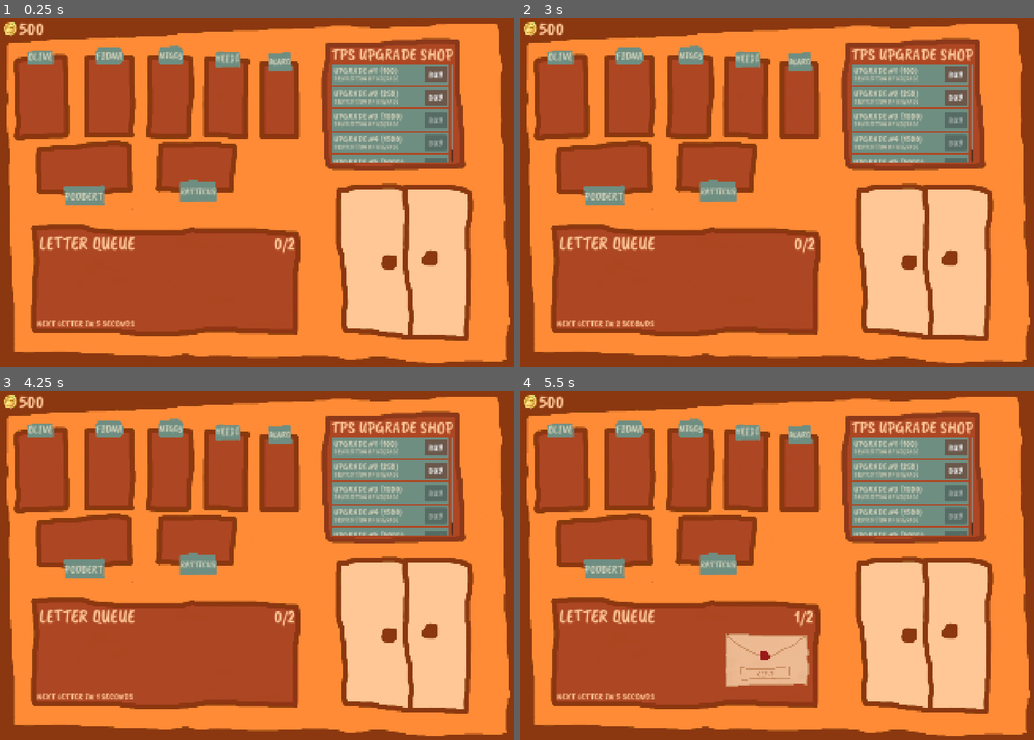
Above: before the commit, frames 1-4 (two rows, left to right).
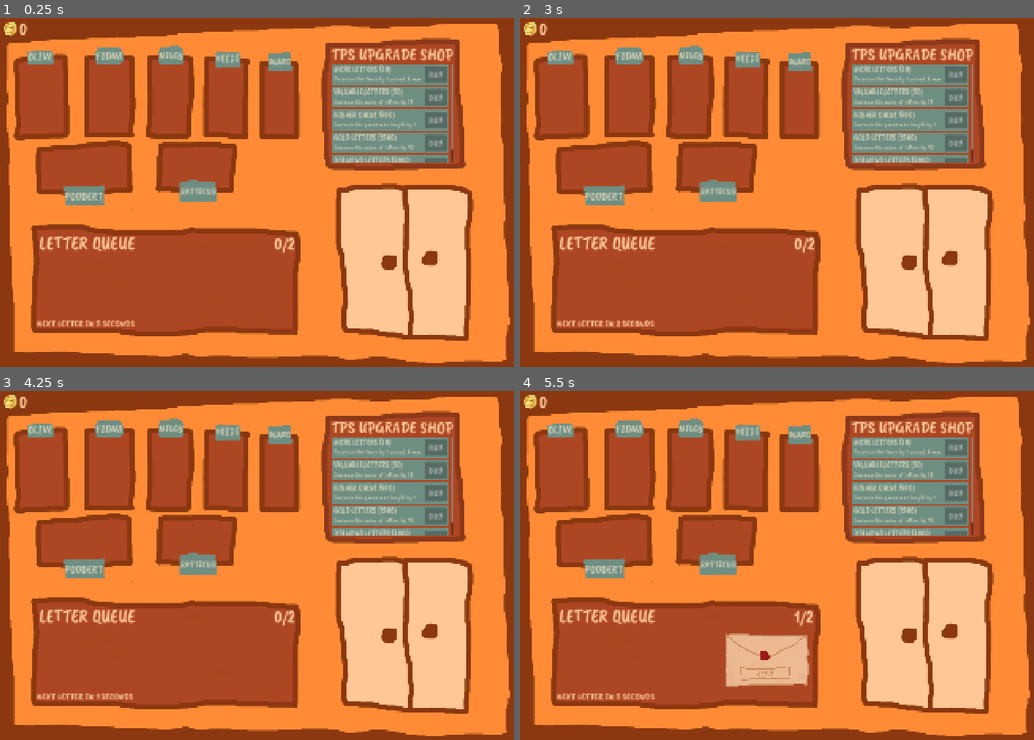
Above: after the commit, the same moments.

Repository: Nathan5471/ancient-terra-mail
Game: Godot game, scene res://main.tscn
Two runs of this game, one before a commit and one after it. Both use one fixed random seed, a clock stepped at 60 frames per second and the inputs below. The project has no main scene, so this scene is started directly.
Inputs (mouse positions are in pixels of both pictures, inside the frame that each line leads up to):
- Up to frame 1 (0.25 s): no input
- Up to frame 2 (3 s): click (956, 73) at 0.5 s, where only the run before the commit has a clickable "BUY"; tap Enter at 1.25 s; move the mouse to (561, 98) at 1.27 s; hold Right 1.28-2.03 s; tap Alt at 1.35, 2.85 s; click (561, 98) at 1.42 s; move the mouse to (627, 94) at 2.02 s; hold Down 2.03-2.78 s; tap Shift at 2.1 s; click (627, 94) at 2.17 s; tap Space at 2.75 s; move the mouse to (689, 98) at 2.77 s; hold Right from 2.78 s (still down); click (689, 98) at 2.92 s
- Up to frame 3 (4.25 s): tap Enter at 3.5 s; move the mouse to (226, 471) at 3.52 s; release Right at 3.53 s; hold Up from 3.53 s (still down); tap Shift at 3.6 s; click (226, 471) at 3.67 s
- Up to frame 4 (5.5 s): tap Space at 4.25 s; move the mouse to (797, 474) at 4.27 s; release Up at 4.28 s; hold Left from 4.28 s (still down); tap Alt at 4.35 s; click (797, 474) at 4.42 s; move the mouse to (602, 541) at 5.02 s; tap Shift at 5.1 s; click (602, 541) at 5.17 s

The runs differ from the first frame. In frame 1, 1.5% of the frame differs, in the area x 3-88%, y 1-42%; in frame 2, 1.5%; in frame 3, 1.5%; in frame 4, 1.5%.

Commit message:
Add upgrades

Diff:
--- a/main.tscn
+++ b/main.tscn
@@ -222,24 +222,26 @@
 [node name="Container" type="VBoxContainer" parent="Shop/Upgrades" unique_id=1882822811]
 layout_mode = 2
 
-[node name="Upgrade1" type="ColorRect" parent="Shop/Upgrades/Container" unique_id=846763762]
+[node name="Upgrade2" type="ColorRect" parent="Shop/Upgrades/Container" unique_id=1195330563]
 custom_minimum_size = Vector2(287, 52)
 layout_mode = 2
 color = Color(0.43529412, 0.5568628, 0.50980395, 1)
 script = ExtResource("4_lquwl")
-price = 100
-
-[node name="Name" type="Label" parent="Shop/Upgrades/Container/Upgrade1" unique_id=1785978181]
+upgradeNumber = 1
+basePrice = 30
+maxPurchase = 4
+
+[node name="Name" type="Label" parent="Shop/Upgrades/Container/Upgrade2" unique_id=454984181]
 layout_mode = 0
 offset_left = 3.0
 offset_right = 174.0
 offset_bottom = 32.0
 theme_override_colors/font_color = Color(0.81960785, 0.8156863, 0.72156864, 1)
 theme_override_fonts/font = ExtResource("3_h2yge")
-theme_override_font_sizes/font_size = 24
-text = "UPGRADE #1 (COST)"
-
-[node name="Description" type="Label" parent="Shop/Upgrades/Container/Upgrade1" unique_id=1610468566]
+theme_override_font_sizes/font_size = 20
+text = "MORE LETTERS (COST)"
+
+[node name="Description" type="Label" parent="Shop/Upgrades/Container/Upgrade2" unique_id=1089731724]
 layout_mode = 0
 offset_left = 4.0
 offset_top = 26.0
@@ -248,9 +250,9 @@
 theme_override_colors/font_color = Color(0.7921569, 0.7882353, 0.69803923, 1)
 theme_override_fonts/font = ExtResource("3_h2yge")
 theme_override_font_sizes/font_size = 16
-text = "DESCRIPTION OF UPGRADE"
-
-[node name="Button" type="Button" parent="Shop/Upgrades/Container/Upgrade1" unique_id=102747161]
+text = "Decrease the timer by 1 second, 4 max"
+
+[node name="Button" type="Button" parent="Shop/Upgrades/Container/Upgrade2" unique_id=1279929163]
 layout_mode = 0
 offset_left = 227.0
 offset_top = 6.0
@@ -263,25 +265,24 @@
 theme_override_styles/hover = SubResource("StyleBoxFlat_1bvp3")
 text = "BUY"
 
-[node name="Upgrade2" type="ColorRect" parent="Shop/Upgrades/Container" unique_id=1195330563]
+[node name="Upgrade1" type="ColorRect" parent="Shop/Upgrades/Container" unique_id=846763762]
 custom_minimum_size = Vector2(287, 52)
 layout_mode = 2
 color = Color(0.43529412, 0.5568628, 0.50980395, 1)
 script = ExtResource("4_lquwl")
-upgradeNumber = 1
-price = 250
-
-[node name="Name" type="Label" parent="Shop/Upgrades/Container/Upgrade2" unique_id=454984181]
+basePrice = 50
+
+[node name="Name" type="Label" parent="Shop/Upgrades/Container/Upgrade1" unique_id=1785978181]
 layout_mode = 0
 offset_left = 3.0
 offset_right = 174.0
 offset_bottom = 32.0
 theme_override_colors/font_color = Color(0.81960785, 0.8156863, 0.72156864, 1)
 theme_override_fonts/font = ExtResource("3_h2yge")
-theme_override_font_sizes/font_size = 24
-text = "UPGRADE #2 (COST)"
-
-[node name="Description" type="Label" parent="Shop/Upgrades/Container/Upgrade2" unique_id=1089731724]
+theme_override_font_sizes/font_size = 20
+text = "VALUABLE LETTERS (COST)"
+
+[node name="Description" type="Label" parent="Shop/Upgrades/Container/Upgrade1" unique_id=1610468566]
 layout_mode = 0
 offset_left = 4.0
 offset_top = 26.0
@@ -290,9 +291,9 @@
 theme_override_colors/font_color = Color(0.7921569, 0.7882353, 0.69803923, 1)
 theme_override_fonts/font = ExtResource("3_h2yge")
 theme_override_font_sizes/font_size = 16
-text = "DESCRIPTION OF UPGRADE"
-
-[node name="Button" type="Button" parent="Shop/Upgrades/Container/Upgrade2" unique_id=1279929163]
+text = "Increase the value of letters by 10"
+
+[node name="Button" type="Button" parent="Shop/Upgrades/Container/Upgrade1" unique_id=102747161]
 layout_mode = 0
 offset_left = 227.0
 offset_top = 6.0
@@ -311,7 +312,7 @@
 color = Color(0.43529412, 0.5568628, 0.50980395, 1)
 script = ExtResource("4_lquwl")
 upgradeNumber = 2
-price = 1000
+basePrice = 500
 
 [node name="Name" type="Label" parent="Shop/Upgrades/Container/Upgrade3" unique_id=1834928032]
 layout_mode = 0
@@ -320,8 +321,8 @@
 offset_bottom = 32.0
 theme_override_colors/font_color = Color(0.81960785, 0.8156863, 0.72156864, 1)
 theme_override_fonts/font = ExtResource("3_h2yge")
-theme_override_font_sizes/font_size = 24
-text = "UPGRADE #3 (COST)"
+theme_override_font_sizes/font_size = 20
+text = "BIGGER QUEUE (COST)"
 
 [node name="Description" type="Label" parent="Shop/Upgrades/Container/Upgrade3" unique_id=1999176950]
 layout_mode = 0
@@ -332,7 +333,7 @@
 theme_override_colors/font_color = Color(0.7921569, 0.7882353, 0.69803923, 1)
 theme_override_fonts/font = ExtResource("3_h2yge")
 theme_override_font_sizes/font_size = 16
-text = "DESCRIPTION OF UPGRADE"
+text = "Increase the queue max length by 1"
 
 [node name="Button" type="Button" parent="Shop/Upgrades/Container/Upgrade3" unique_id=957357358]
 layout_mode = 0
@@ -353,7 +354,7 @@
 color = Color(0.43529412, 0.5568628, 0.50980395, 1)
 script = ExtResource("4_lquwl")
 upgradeNumber = 3
-price = 1500
+basePrice = 1500
 
 [node name="Name" type="Label" parent="Shop/Upgrades/Container/Upgrade4" unique_id=1458462908]
 layout_mode = 0
@@ -362,8 +363,8 @@
 offset_bottom = 32.0
 theme_override_colors/font_color = Color(0.81960785, 0.8156863, 0.72156864, 1)
 theme_override_fonts/font = ExtResource("3_h2yge")
-theme_override_font_sizes/font_size = 24
-text = "UPGRADE #4 (COST)"
+theme_override_font_sizes/font_size = 20
+text = "GOLD LETTERS (COST)"
 
 [node name="Description" type="Label" parent="Shop/Upgrades/Container/Upgrade4" unique_id=385767592]
 layout_mode = 0
@@ -374,7 +375,7 @@
 theme_override_colors/font_color = Color(0.7921569, 0.7882353, 0.69803923, 1)
 theme_override_fonts/font = ExtResource("3_h2yge")
 theme_override_font_sizes/font_size = 16
-text = "DESCRIPTION OF UPGRADE"
+text = "Increase the value of letters by 50"
 
 [node name="Button" type="Button" parent="Shop/Upgrades/Container/Upgrade4" unique_id=2065698753]
 layout_mode = 0
@@ -395,7 +396,7 @@
 color = Color(0.43529412, 0.5568628, 0.50980395, 1)
 script = ExtResource("4_lquwl")
 upgradeNumber = 4
-price = 5000
+basePrice = 3000
 
 [node name="Name" type="Label" parent="Shop/Upgrades/Container/Upgrade5" unique_id=1864480037]
 layout_mode = 0
@@ -404,8 +405,8 @@
 offset_bottom = 32.0
 theme_override_colors/font_color = Color(0.81960785, 0.8156863, 0.72156864, 1)
 theme_override_fonts/font = ExtResource("3_h2yge")
-theme_override_font_sizes/font_size = 24
-text = "UPGRADE #5 (COST)"
+theme_override_font_sizes/font_size = 20
+text = "DIAMOND LETTERS (COST)"
 
 [node name="Description" type="Label" parent="Shop/Upgrades/Container/Upgrade5" unique_id=808614899]
 layout_mode = 0
@@ -416,7 +417,7 @@
 theme_override_colors/font_color = Color(0.7921569, 0.7882353, 0.69803923, 1)
 theme_override_fonts/font = ExtResource("3_h2yge")
 theme_override_font_sizes/font_size = 16
-text = "DESCRIPTION OF UPGRADE"
+text = "Multiplies the value of letters by 2"
 
 [node name="Button" type="Button" parent="Shop/Upgrades/Container/Upgrade5" unique_id=1841276516]
 layout_mode = 0
@@ -488,4 +489,9 @@
 [connection signal="input_event" from="Mailboxes/Blarg" to="Mailboxes/Blarg" method="_on_input_event"]
 [connection signal="input_event" from="Mailboxes/Poobert" to="Mailboxes/Poobert" method="_on_input_event"]
 [connection signal="input_event" from="Mailboxes/Ratticus" to="Mailboxes/Ratticus" method="_on_input_event"]
+[connection signal="pressed" from="Shop/Upgrades/Container/Upgrade2/Button" to="Shop/Upgrades/Container/Upgrade2" method="_on_button_pressed"]
+[connection signal="pressed" from="Shop/Upgrades/Container/Upgrade1/Button" to="Shop/Upgrades/Container/Upgrade1" method="_on_button_pressed"]
+[connection signal="pressed" from="Shop/Upgrades/Container/Upgrade3/Button" to="Shop/Upgrades/Container/Upgrade3" method="_on_button_pressed"]
+[connection signal="pressed" from="Shop/Upgrades/Container/Upgrade4/Button" to="Shop/Upgrades/Container/Upgrade4" method="_on_button_pressed"]
+[connection signal="pressed" from="Shop/Upgrades/Container/Upgrade5/Button" to="Shop/Upgrades/Container/Upgrade5" method="_on_button_pressed"]
 [connection signal="timeout" from="Timer" to="." method="_on_timer_timeout"]
--- a/scripts/manager.gd
+++ b/scripts/manager.gd
@@ -6,8 +6,11 @@
 var coinCount: int = 0
 var lettersInQueue: Array[Node2D] = []
 var maxLettersInQueue: int = 2
+var timeBetweenSpawns = 5
 var timeUntilSpawnLetter = 5
 var pickedUpLetter: Node2D
+var letterValue = 10
+var letterMultiplier = 1
 var lettersDelivered = 0
 @onready var coinCountLabel = $CoinCount
 @onready var letterQueue = $LetterQueue
@@ -42,16 +45,13 @@
 		letter.position = Vector2(-30-100*i, 230)
 	queueCountLabel.text = "%d/%d" % [lettersInQueue.size(), maxLettersInQueue]
 
-func _ready() -> void:
-	updateCoinCount(500)
-
 func _on_timer_timeout() -> void:
 	if (timeUntilSpawnLetter > 1):
 		timeUntilSpawnLetter -= 1
 		nextLetterInLabel.text = "NEXT LETTER IN %d SECONDS" % timeUntilSpawnLetter
 		return
 	handleSpawnLetter()
-	timeUntilSpawnLetter = 5
+	timeUntilSpawnLetter = timeBetweenSpawns
 	nextLetterInLabel.text = "NEXT LETTER IN %d SECONDS" % timeUntilSpawnLetter
 
 func setPickedUp(letter: Node2D) -> void:
@@ -62,10 +62,26 @@
 		lettersInQueue.erase(pickedUpLetter)
 		pickedUpLetter.queue_free()
 		handleRepositionLetters()
-		updateCoinCount(coinCount + 50)
+		updateCoinCount(coinCount + letterValue * letterMultiplier)
 		lettersDelivered += 1
 	else:
 		pickedUpLetter = null
+
+func handleBuyUpgrade(upgradeNumber: int, upgradeCost: int) -> bool:
+	if (upgradeCost > coinCount):
+		return false
+	updateCoinCount(coinCount - upgradeCost)
+	if (upgradeNumber == 0):
+		letterValue += 10
+	elif (upgradeNumber == 1):
+		timeBetweenSpawns -= 1
+	elif (upgradeNumber == 2):
+		maxLettersInQueue += 1
+	elif (upgradeNumber == 3):
+		letterValue += 50
+	elif (upgradeNumber == 4):
+		letterMultiplier *= 2
+	return true
 
 func handleLose() -> void:
 	var endNode = endScene.instantiate()
--- a/scripts/upgradeManager.gd
+++ b/scripts/upgradeManager.gd
@@ -1,17 +1,35 @@
 extends ColorRect
 
 @export var upgradeNumber: int
-@export var price: int
+@export var basePrice: int
+@export var maxPurchase: int = 0 # 0 means no limit
 @onready var nameLabel = $Name
 @onready var buyButton = $Button
+var price: int
+var purchaseAmount: int = 0
 
 func _ready() -> void:
+	price = basePrice
 	nameLabel.text = nameLabel.text.replace("COST", str(price))
 
 func _process(delta: float) -> void:
+	if (maxPurchase != 0 && purchaseAmount == maxPurchase):
+		buyButton.disabled = true
+		return
 	var mainController = get_parent().get_parent().get_parent().get_parent()
 	var currentCoinCount = mainController.coinCount
 	if (price > currentCoinCount):
 		buyButton.disabled = true
 	else:
 		buyButton.disabled = false
+
+func _on_button_pressed() -> void:
+	var mainController = get_parent().get_parent().get_parent().get_parent()
+	var purchased = mainController.handleBuyUpgrade(upgradeNumber, price)
+	if (purchased):
+		purchaseAmount += 1
+		var oldPrice = price
+		price = floor(basePrice * (1.3 ** purchaseAmount))
+		nameLabel.text = nameLabel.text.replace(str(oldPrice), str(price))
+		if (purchaseAmount == maxPurchase):
+			buyButton.text = "MAXED"
